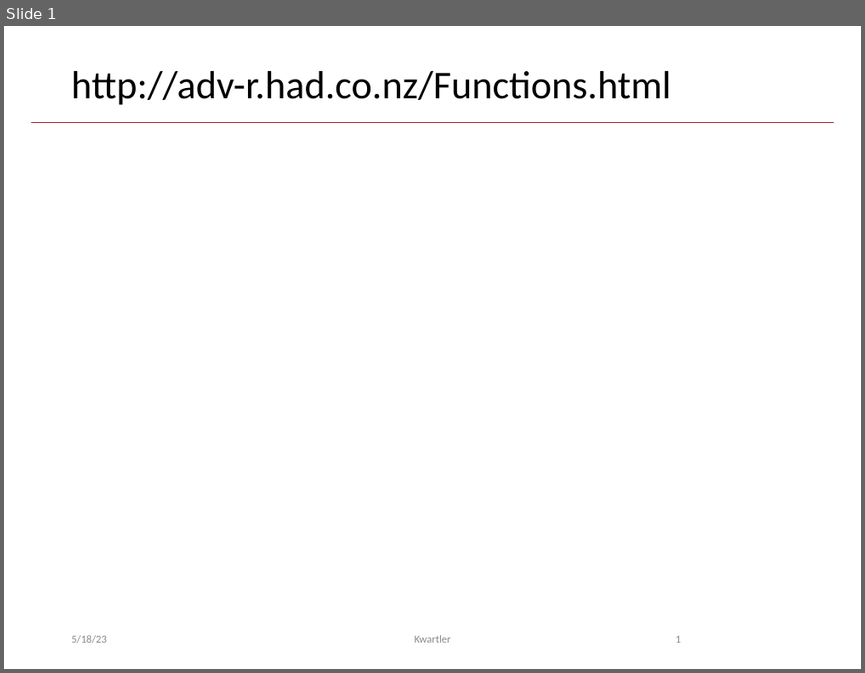
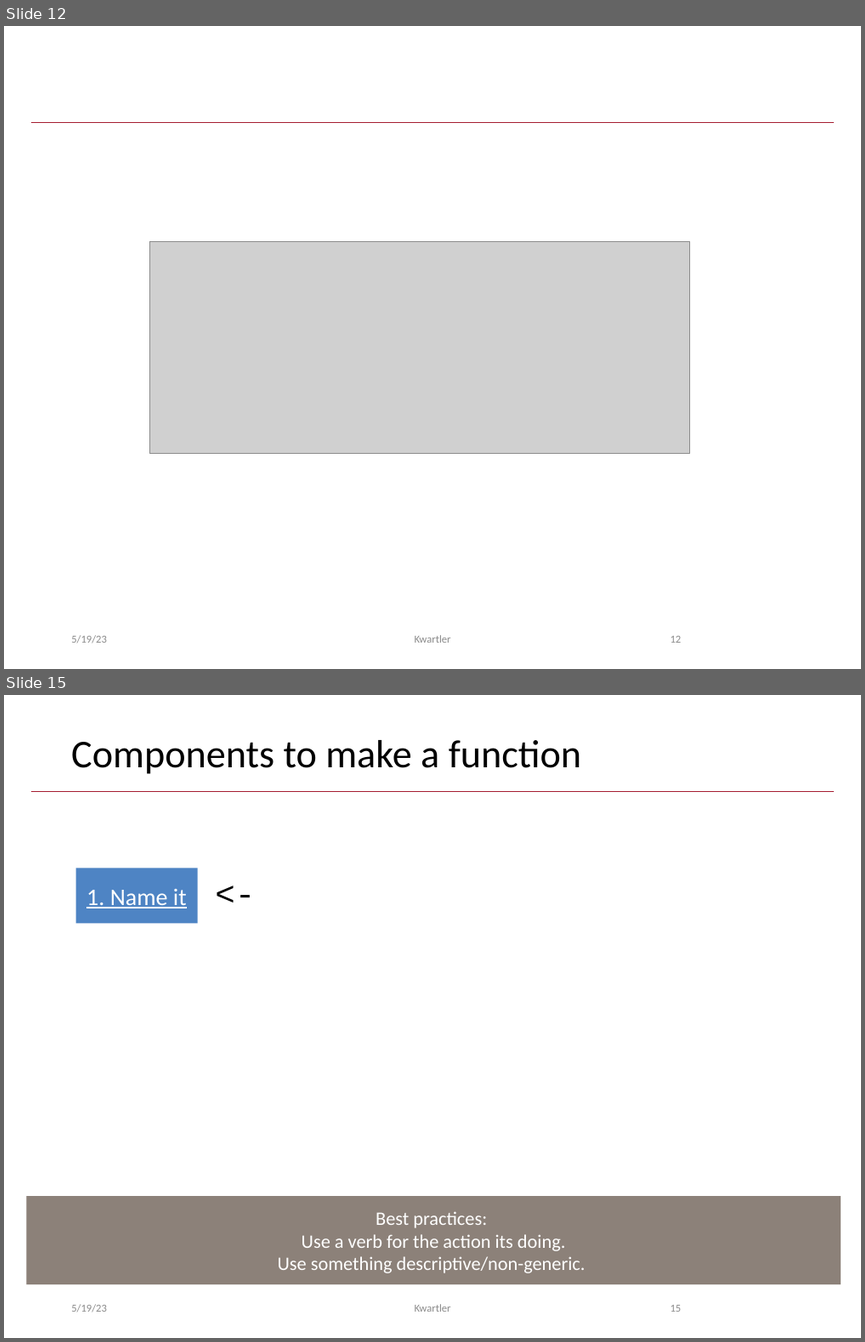
Before and after one commit to kwartler/Hult_Intro2R, a slide deck: lessons/D_Loops_Logicals_Functions/A_Functions.pptx. Shown one above the other, each under a label of ours: slide 1 before the commit, slides 12 and 15 after it; the slides between them are not shown. The pictures are 865x673 and 865x1342 pixels, drawn with LibreOffice and Linux fonts; fonts in the diff are those of the drawing; grey boxes stand for pictures. Boxes give left, top, right and bottom in pixels: in the first picture for what was removed or moved away, otherwise in the second. Text is boxed around its words. In the diff, an @@ line names an element or a change of style, - is before the commit and + after.

```diff
--- a/lessons/D_Loops_Logicals_Functions/A_Functions.pptx
+++ b/lessons/D_Loops_Logicals_Functions/A_Functions.pptx
@@ slide 15 added at box(4, 695, 861, 1338), background #FFFFFF; not listed: 1 template element that a slide beside it also shows @@
@@ title added at box(71, 740, 581, 774), 33 pt, text #000000 @@
+Components to make a function
@@ rectangle added at box(76, 868, 198, 924), fill #4E84C4, 20 pt, text #FFFFFF, underline @@
+1. Name it
@@ text added at box(207, 868, 280, 917), 28 pt, text #000000 @@
+<-
@@ rectangle added at box(26, 1197, 840, 1285), fill #8C8179, 16 pt, text #FFFFFF @@
+Best practices:
+Use a verb for the action its doing.
+Use something descriptive/non-generic.
@@ text added at box(71, 1304, 107, 1312), 9 pt, text #8C8C8C @@
+5/19/23
@@ text added at box(415, 1304, 451, 1311), 9 pt, text #8C8C8C @@
+Kwartler
@@ page number added at box(670, 1304, 681, 1311), 9 pt, text #8C8C8C @@
+15
@@ what was slide 1 is now slide 12 @@
@@ slide 12 changed as well @@
@@ title removed at box(71, 71, 671, 105) @@
-http://adv-r.had.co.nz/Functions.html
@@ picture added at box(149, 241, 689, 453) @@
@@ page number at box(670, 635, 681, 642): text changed @@
-1
+12
```
Also in this commit, not shown: 17 other slides added.
